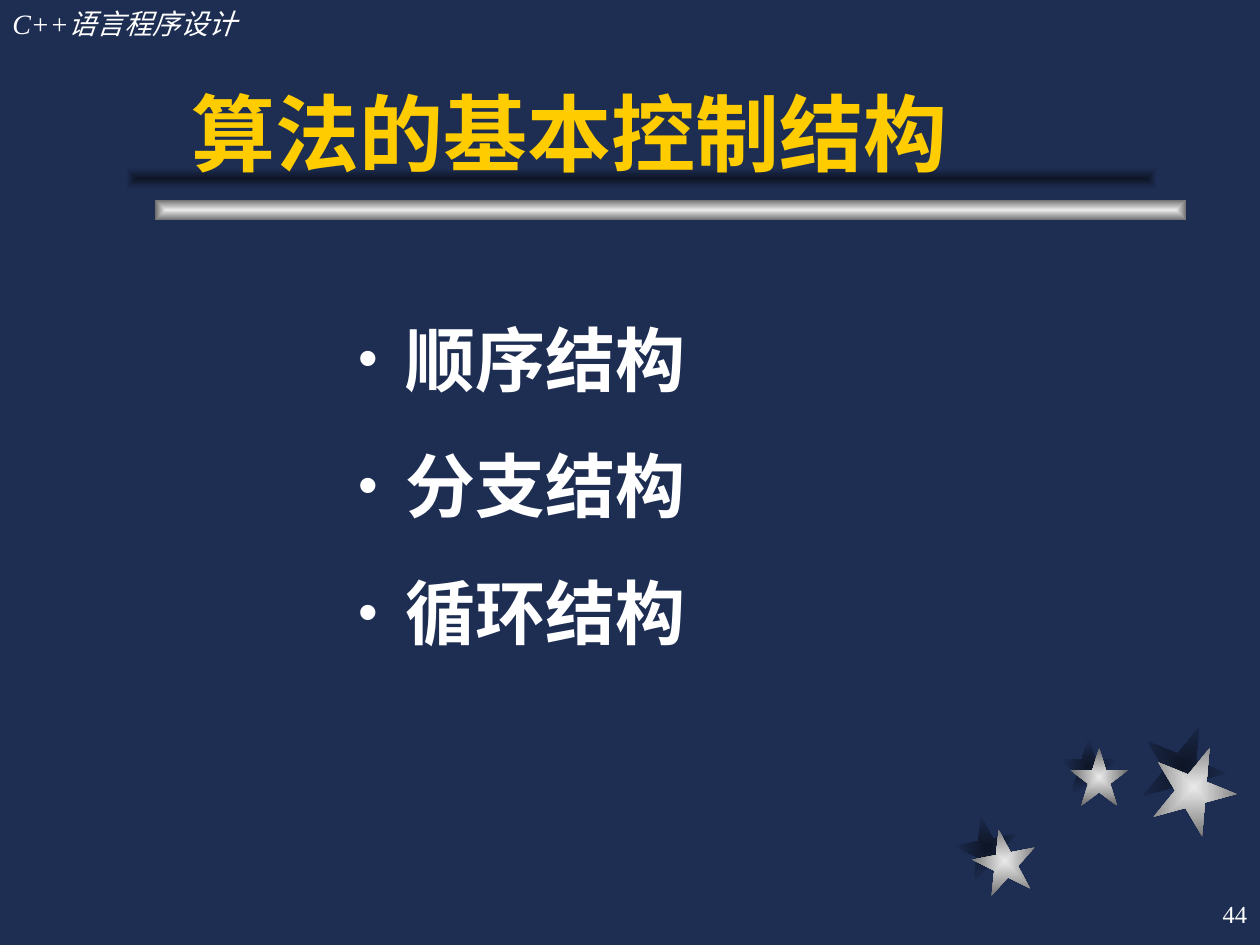
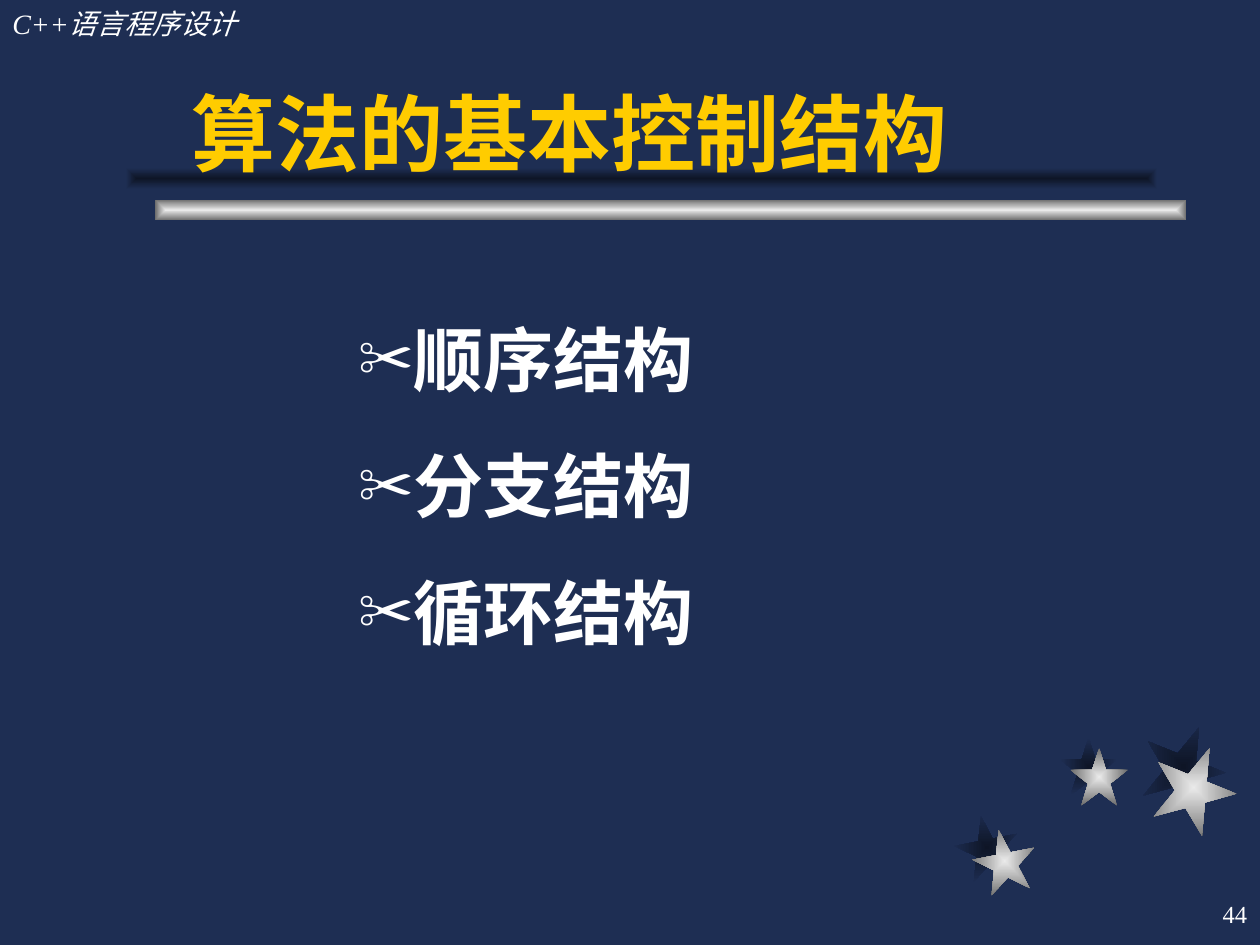
Before and after one commit to cugwhp/OOPCPP, a slide deck: slide 44 of 02.PPT/Ch2-C++语言概述/c++2.ppt. Drawn at 1260x945 pixels with LibreOffice and Linux fonts; fonts in the diff are those of the drawing. Boxes give left, top, right and bottom in pixels: in the first picture for what was removed or moved away, otherwise in the second. Text is boxed around its words. In the diff, an @@ line names an element or a change of style, - is before the commit and + after.

```diff
--- a/02.PPT/Ch2-C++语言概述/c++2.ppt
+++ b/02.PPT/Ch2-C++语言概述/c++2.ppt
@@ text "顺序结构" at (x1=413, y1=326, x2=693, y2=646): bullet • to ✂ @@
```
Also in this commit, not shown: 73 other slides changed, 6 other files.
